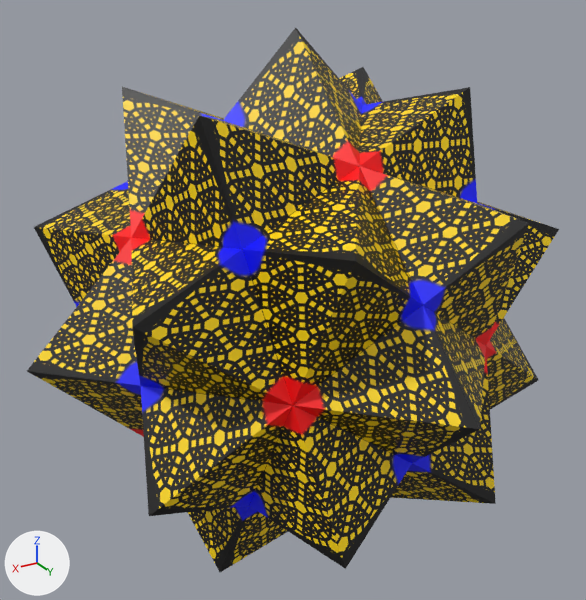
The glTF model static/models/5-octahedra-compound.gltf, before and after one commit.
Both versions are drawn from a 50 mm camera at (7.26, 12.02, 6.15) aimed at (0.01, -0.06, 0.11). The axes (+X, +Y, +Z) are drawn at lower left. The lights are the same throughout.

In view in the first picture: 'Octahedra 5'.
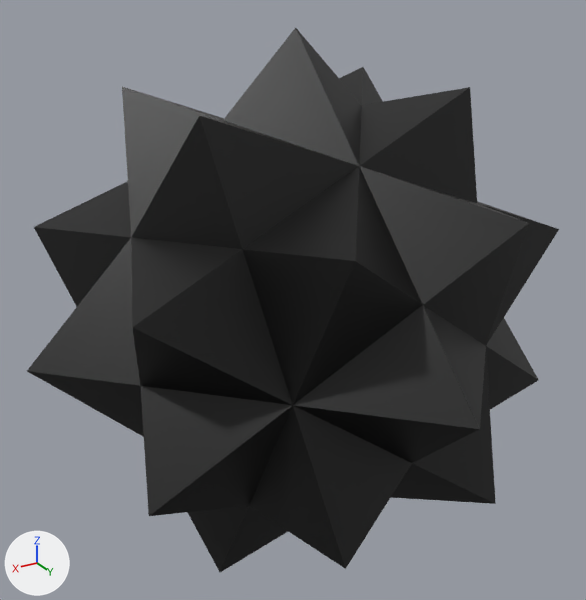
Where the newer file only moved an object's origin or applied its transform, the numbers keep the older frame.

The edits, one by one:
Picture 'Image_0' (img_image_0) is new.
Material 'Material.002' (mat_material_002) is new.
Its texture is img_image_0.
me_octahedra_5 has 62 vertices, 120 faces and spans x -5.0..5.0, y -5.0..5.0, z -5.0..5.0.
me_octahedra_5 no longer uses material mat_material_001 (picture img_earth_grid).
me_octahedra_5 now uses material mat_material_002 (picture img_image_0).

Pixel boxes (x1, y1, x2, y2) of what changed, in the pictures (586 x 600 px):
'Octahedra 5', recoloured (yellow to black)
    both: (32, 33, 556, 566)
